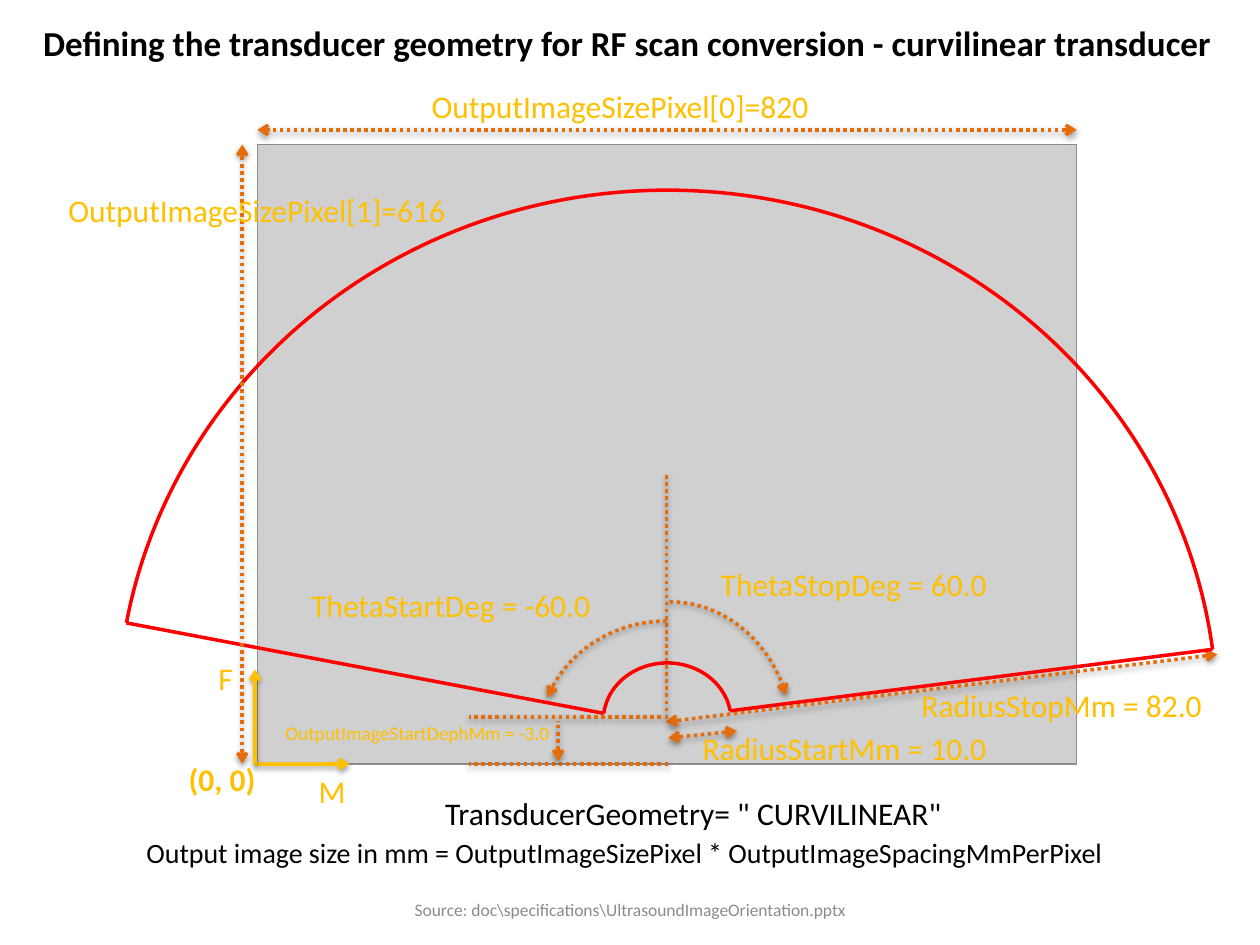
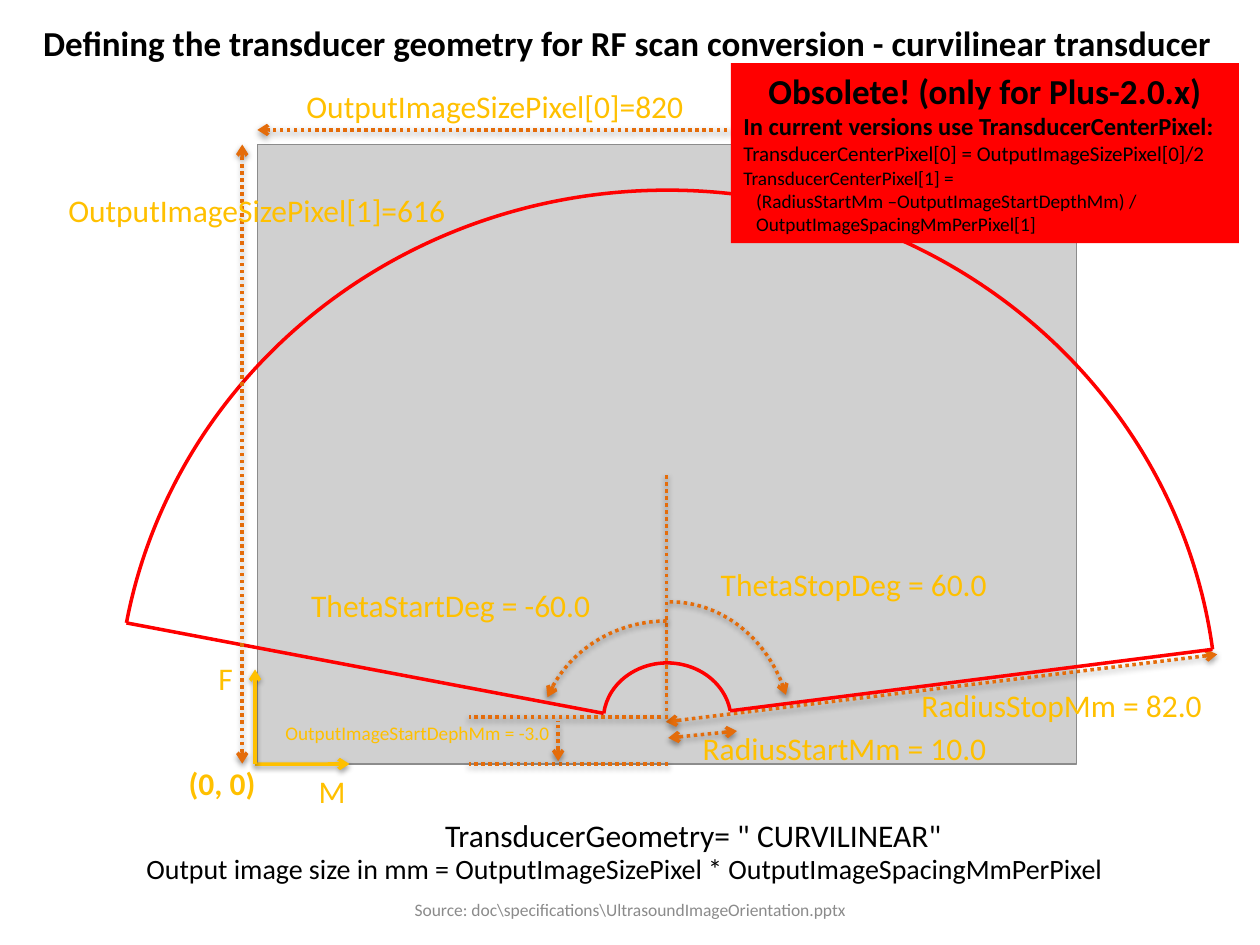
Before and after one commit to thewtex/Plus, a slide deck: slide 6 of doc/specifications/UltrasoundImageOrientation.pptx. Drawn at 1260x945 pixels with LibreOffice and Linux fonts; fonts in the diff are those of the drawing; grey boxes stand for pictures. Boxes give left, top, right and bottom in pixels: in the first picture for what was removed or moved away, otherwise in the second. Text is boxed around its words. In the diff, an @@ line names an element or a change of style, - is before the commit and + after.

Commit message:
re #861: Updated scan conversion documentation with new TransducerCenterPixel attribute

```diff
--- a/doc/specifications/UltrasoundImageOrientation.pptx
+++ b/doc/specifications/UltrasoundImageOrientation.pptx
@@ text "OutputImageSizePixel[0]=820": place and size @@
-text "OutputImageSizePixel[0]=820" at box(432, 95, 809, 124)
+text "OutputImageSizePixel[0]=820" at box(306, 95, 683, 124)
@@ rectangle added at box(731, 63, 1239, 243), fill #FF0000, 11 pt, text #000000 @@
+Obsolete! (only for Plus-2.0.x)
+In current versions use TransducerCenterPixel:
+TransducerCenterPixel[0] = OutputImageSizePixel[0]/2
+TransducerCenterPixel[1] =
+(RadiusStartMm –OutputImageStartDepthMm) / OutputImageSpacingMmPerPixel[1]
@@ text "(0, 0)": place and size @@
-text "(0, 0)" at box(189, 765, 256, 796)
+text "(0, 0)" at box(189, 768, 256, 800)
@@ text "TransducerGeometry= " CURVILINEAR"": place and size @@
-text "TransducerGeometry= " CURVILINEAR"" at box(445, 803, 941, 830)
+text "TransducerGeometry= " CURVILINEAR"" at box(445, 825, 941, 852)
@@ text "Output image size in mm ...": place and size @@
-text "Output image size in mm ..." at box(146, 843, 1101, 868)
+text "Output image size in mm ..." at box(146, 859, 1101, 884)
```
Also in this commit, not shown: 1 other slide changed, 1 slide added.
